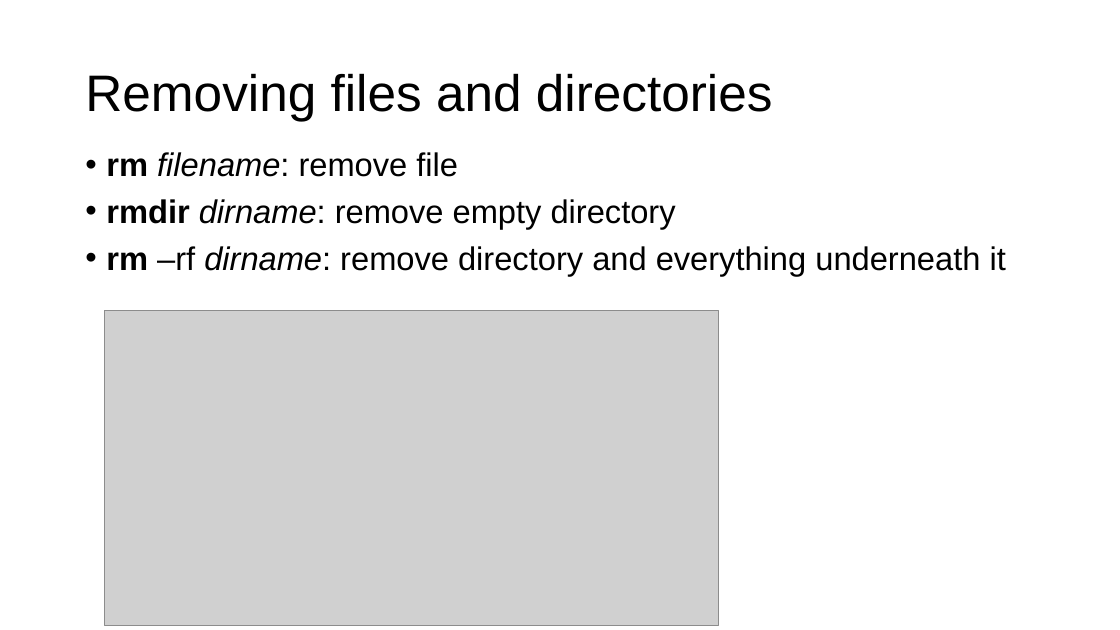
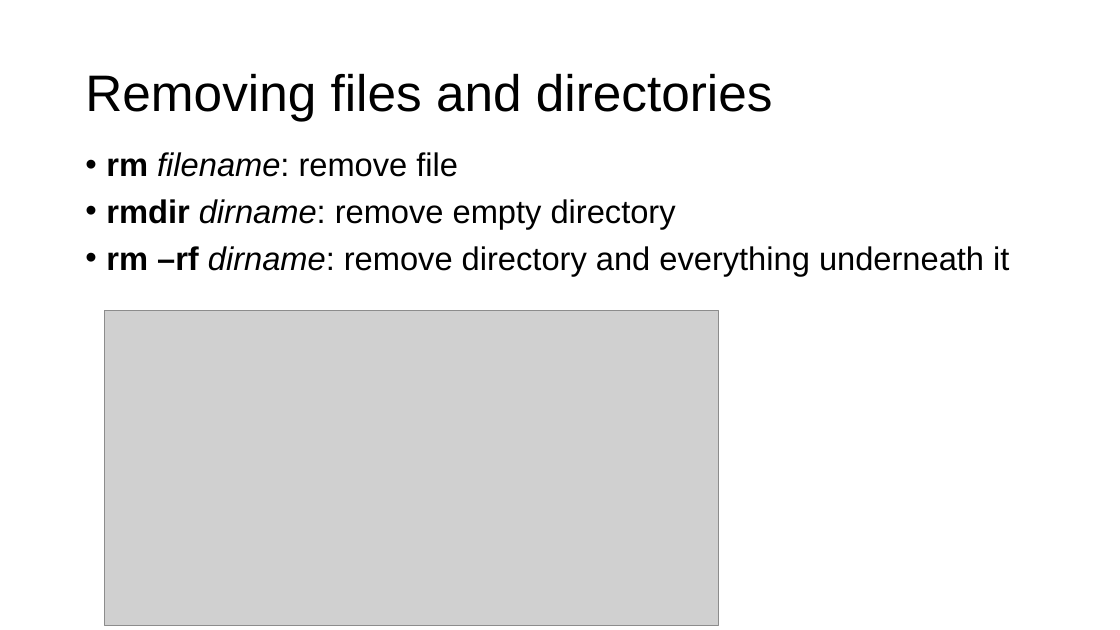
Before and after one commit to parrt/msds501, a slide deck: slide 13 of slides/terminal.pptx. Drawn at 1120x630 pixels with LibreOffice and Linux fonts; fonts in the diff are those of the drawing; grey boxes stand for pictures; background and template pictures are left out. Boxes give left, top, right and bottom in pixels: in the first picture for what was removed or moved away, otherwise in the second. Text is boxed around its words. In the diff, an @@ line names an element or a change of style, - is before the commit and + after.

```diff
--- a/slides/terminal.pptx
+++ b/slides/terminal.pptx
@@ text at (106,246,1009,276): bold on in "–rf" @@
```
Also in this commit, not shown: 7 other slides changed, 4 other files.
